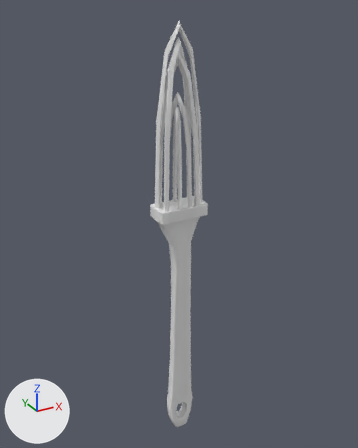
The FBX model Thomas/Models/Interactables/Garde/Garde.fbx, before and after one commit.
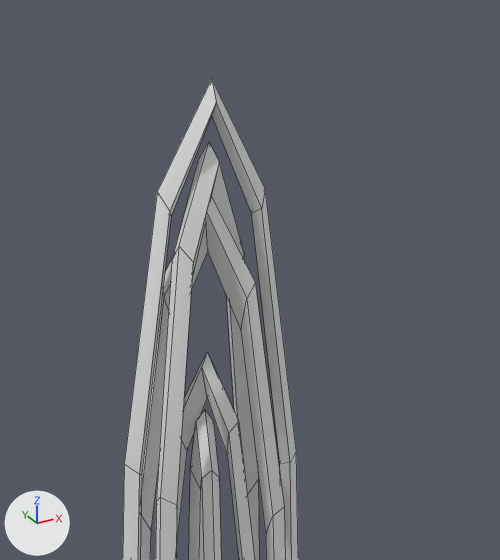
Old and new are each drawn whole from a camera (50 mm lens) standing at (-0.254, -0.472, 0.246) and looking at (0.009, 0.005, 0.007) and again close up on the part from 35% to 71% of the width and 0% to 32% of the height. The lights are fixed; the arrows at lower left show +X, +Y and +Z. The close-ups show mesh edges as thin lines. Where no turn or scale is listed for an object, it has been applied to the vertices.

Script lines for the objects in view, before the commit:
```python
me_cube_005 = bpy.data.meshes.new('Cube.005')
me_cube_005.from_pydata(...)  # 352 vertices, 332 faces; spans x -0.029..0.031, y -0.025..0.007, z -0.292..0.233
me_cube_005.materials.append(mat_spatula)  # white #e7e7e7
ob_garde = bpy.data.objects.new('Garde', me_cube_005)
ob_garde.location = (0.0, 0.0, 0.0)
```
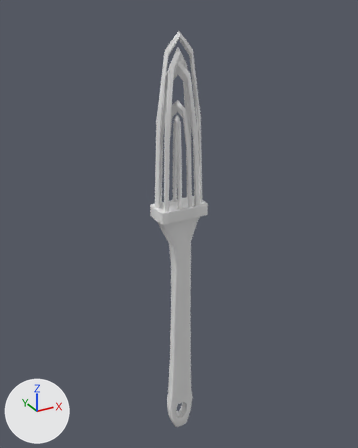
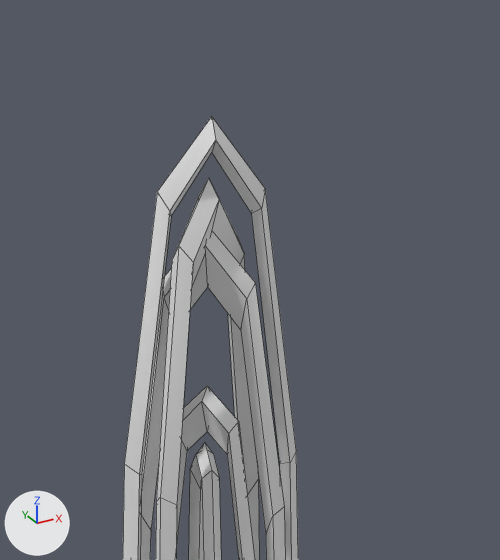
The newer file is also rescaled (x1.232) as a whole; pictures and numbers use the older file's frame.

Pixel boxes [x1, y1, x2, y2] of what changed, in the close-ups (500 x 560 px; the box of a moved part takes in the faces that stretch with it):
```json
{"object": "Garde", "change": "reshaped", "before": [123, 79, 299, 560], "after": [123, 117, 299, 560]}
{"part": 1, "of": "me_cube_005", "change": "moved or reshaped", "before": [157, 79, 265, 489], "after": [157, 117, 265, 489]}
```

The change, as JSON lines over the scene's bpy script:
```json
{"block": "me_cube_005", "where": "me_cube_005.from_pydata(...)  # 352 vertices, 332 faces; spans x -0.029..0.031, y -0.025..0.007, z -0.292..0.233"}
{"block": "me_cube_005", "where": "# used by ob_garde; location = (0.0, 0.0, 0.0)"}
{"block": "me_cube_005", "change": "me_cube_005 part 1: all 19 vertices in x -0.004..0.002, y -0.012..-0.005, z 0.147..0.233 are moved by (0.0, 0.0, -0.009)"}
```
